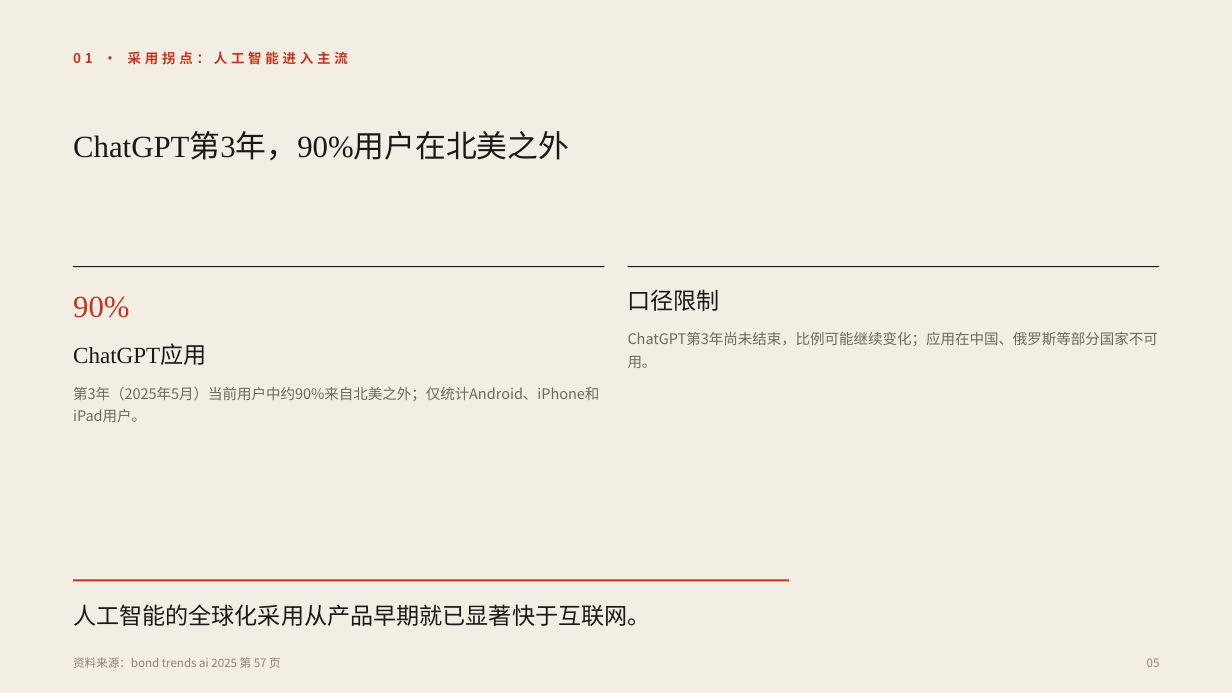
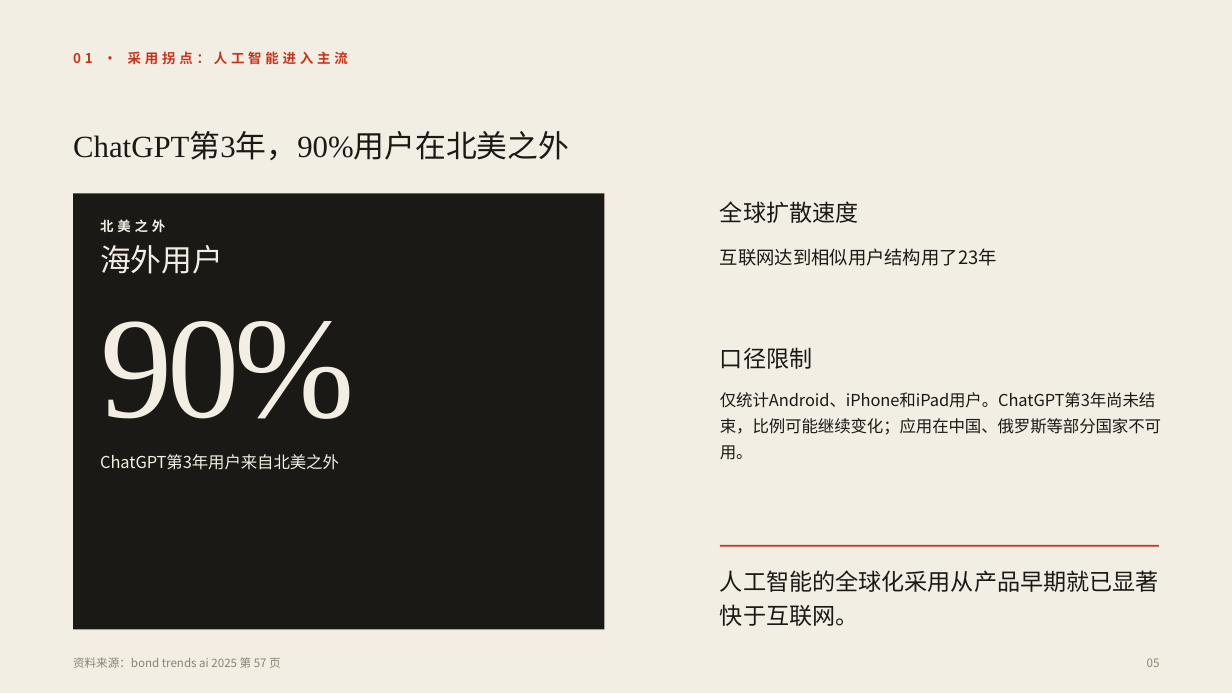
Before and after one commit to Liyilin66/ppt-agent, a slide deck: slide 5 of eval/results/scale-bond-100.pptx. Drawn at 1232x693 pixels with LibreOffice and Linux fonts; fonts in the diff are those of the drawing. Boxes give left, top, right and bottom in pixels: in the first picture for what was removed or moved away, otherwise in the second. Text is boxed around its words. In the diff, an @@ line names an element or a change of style, - is before the commit and + after.

```diff
--- a/eval/results/scale-bond-100.pptx
+++ b/eval/results/scale-bond-100.pptx
@@ rectangle added at box(73, 193, 604, 629), fill #1A1916 @@
@@ text added at box(720, 201, 859, 223), 18 pt, text #1A1916 @@
+全球扩散速度
@@ text added at box(100, 219, 165, 233), 10.5 pt, text #F3EEE4, bold @@
+北美之外
@@ rectangle removed at box(73, 266, 604, 267) @@
@@ text added at box(100, 245, 223, 274), 24 pt, text #F3EEE4 @@
+海外用户
@@ rectangle removed at box(628, 266, 1159, 267) @@
@@ text added at box(720, 248, 997, 266), 14.2 pt, text #1A1916 @@
+互联网达到相似用户结构用了23年
@@ text "90%": place and size @@
-text "90%" at box(73, 296, 129, 318)
+text "90%" at box(100, 321, 355, 419)
@@ text "90%" at box(100, 321, 355, 419): size 24 to 112.5 pt, text colour #C5341C to #F3EEE4, letter spacing 0 to -3.8 pt; line spacing 33.6pt to 121.5pt @@
@@ text removed at box(73, 345, 206, 365) @@
-ChatGPT应用
@@ text "口径限制": place and size @@
-text "口径限制" at box(628, 289, 720, 311)
+text "口径限制" at box(720, 347, 812, 369)
@@ text removed at box(73, 387, 599, 422) @@
-第3年（2025年5月）当前用户中约90%来自北美之外；仅统计Android、iPhone和iPad用户。
@@ text at box(720, 392, 1161, 460): text changed; size 11.2 to 12.8 pt; text colour #6F6A5E to #1A1916 @@
-ChatGPT第3年尚未结束，比例可能继续变化；应用在中国、俄罗斯等部分国家不可用。
+仅统计Android、iPhone和iPad用户。ChatGPT第3年尚未结束，比例可能继续变化；应用在中国、俄罗斯等部分国家不可用。
@@ text added at box(100, 454, 339, 470), 12.8 pt, text #F3EEE4 @@
+ChatGPT第3年用户来自北美之外
@@ text "人工智能的全球化采用从产品早期就已显著快于互联网。": place and size @@
-text "人工智能的全球化采用从产品早期就已显著快于互联网。" at box(73, 604, 650, 626)
+text "人工智能的全球化采用从产品早期就已显著快于互联网。" at box(720, 570, 1159, 626)
@@ text "人工智能的全球化采用从产品早期就已显著快于互联网。" at box(720, 570, 1159, 626): vertical alignment middle to top @@
@@ rectangle added at box(720, 545, 1159, 547), fill #C5341C @@
@@ rectangle removed at box(73, 579, 789, 581) @@
```
Also in this commit, not shown: 66 other slides changed, 1 slide added, 2 slides removed, 5 other files.
